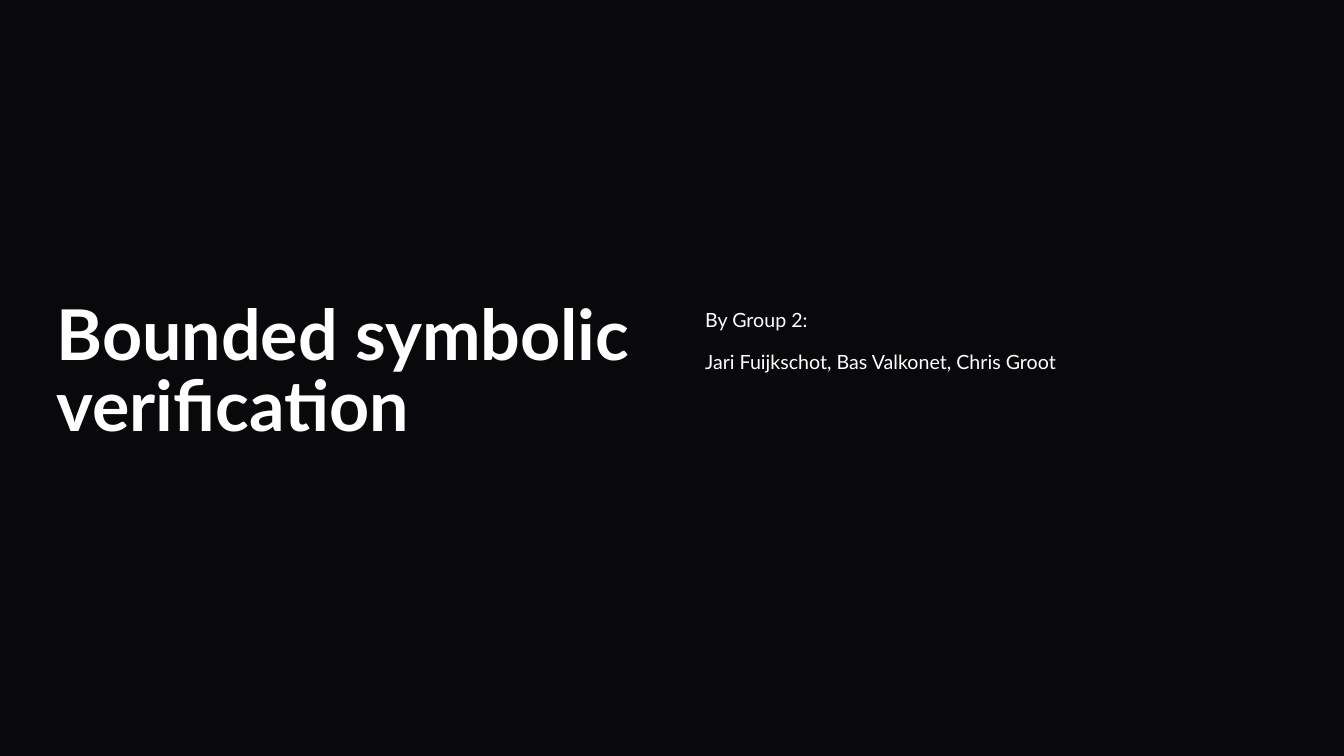
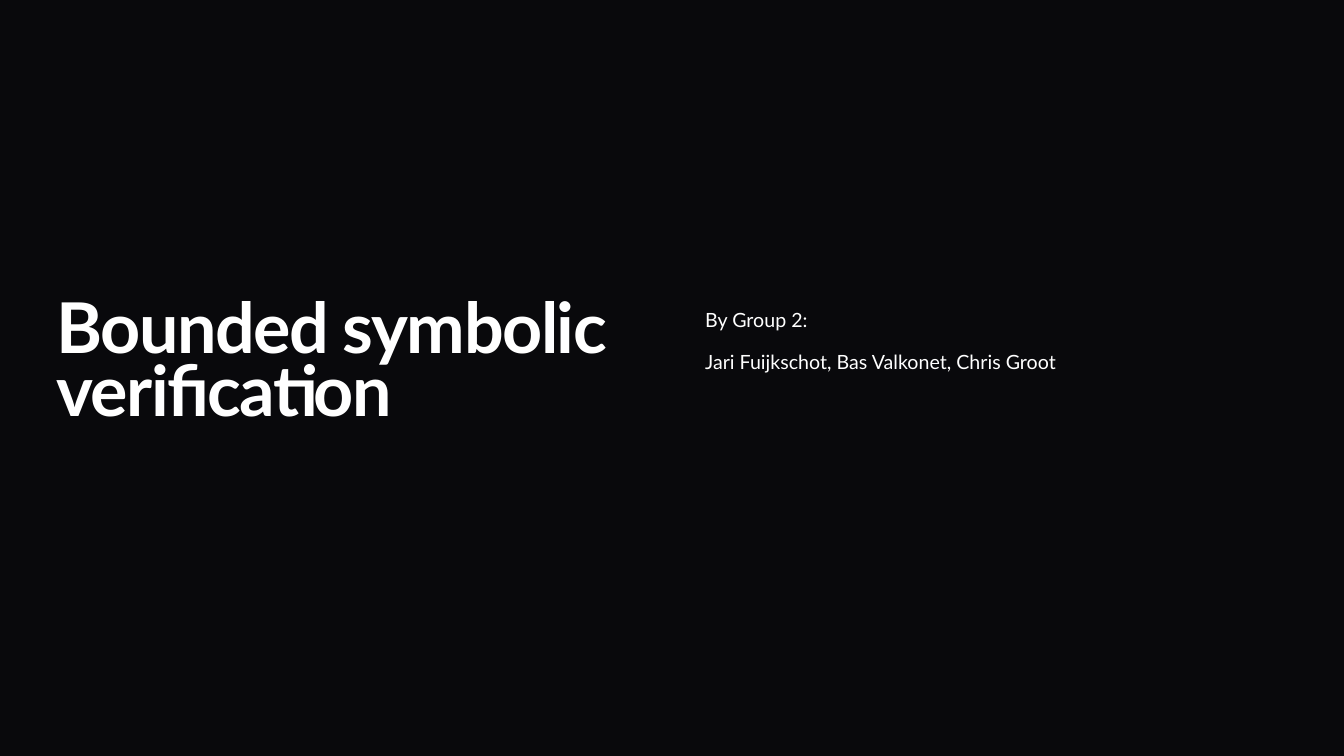
Before and after one commit to JariKanarie/gclparser-master_PSAV, a slide deck: slide 1 of docs/End_Presentation.pptx. Drawn at 1344x756 pixels with LibreOffice and Linux fonts; fonts in the diff are those of the drawing; background and template pictures are left out. Boxes give left, top, right and bottom in pixels: in the first picture for what was removed or moved away, otherwise in the second. Text is boxed around its words. In the diff, an @@ line names an element or a change of style, - is before the commit and + after.

Commit message:
update powerpoint

```diff
--- a/docs/End_Presentation.pptx
+++ b/docs/End_Presentation.pptx
@@ title "Bounded symbolic verification" at <box>56,301,607,417</box>: letter spacing 0 to -1.1 pt; line spacing 0.85 to 0.75 @@
```
Also in this commit, not shown: 4 other slides changed, 1 slide added, 1 slide removed.
